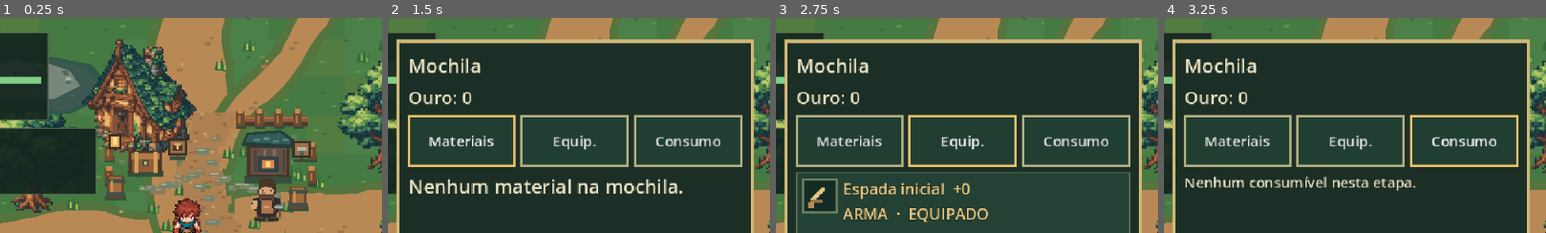
Above: before the commit, frames 1-4 (left to right).
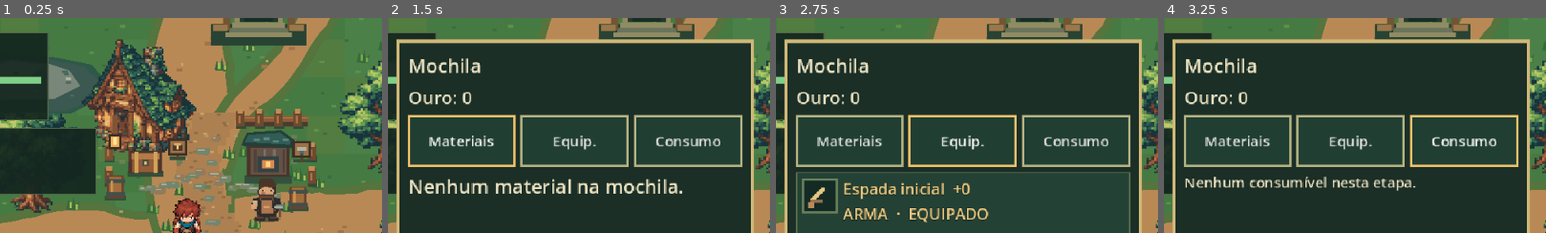
Above: after the commit, the same moments.

Repository: thiagohugo12-dotcom/arveon
Game: Godot game, scene res://scenes/main.tscn
Two runs of this game, one before a commit and one after it. Both use one fixed random seed, a clock stepped at 60 frames per second and the inputs below.
Inputs (mouse positions are % of the whole screen's width and height, from its top left):
- Up to frame 1 (0.25 s): no input
- Up to frame 2 (1.5 s): click (80, 9) at 0.52 s; click "Materiais" at 1.25 s
- Up to frame 3 (2.75 s): click "Equip." at 2 s
- Up to frame 4 (3.25 s): click "Consumo" at 2.75 s
The pictures show only the part of the screen within x 26-76%, y 0-50%; the shares and areas given below are measured in that part.

The runs differ from the first frame. In frame 1, 2.9% of the frame differs, in the area x 55-81%, y 0-13%; in frame 2, 2.2%; in frame 3, 2.2%; in frame 4, 2.2%.

Commit message:
Integrate the locked Tower entrance with real defeats and existing mobile menus

Diff:
--- a/project.godot
+++ b/project.godot
@@ -2,7 +2,7 @@
 config_version=5
 
 [application]
-config/name="Grande Árvore RPG — v0.3.2 — Renovação Visual"
+config/name="Grande Árvore RPG — v0.5.0 — O Chamado da Torre"
 run/main_scene="res://scenes/main.tscn"
 config/features=PackedStringArray("4.5", "GL Compatibility")
 
--- a/scenes/world/andar_1.tscn
+++ b/scenes/world/andar_1.tscn
@@ -1,7 +1,8 @@
-[gd_scene load_steps=8 format=3]
+[gd_scene load_steps=9 format=3]
 [ext_resource type="Script" path="res://scripts/world/andar_1_obstacles.gd" id="obstacles"]
 [ext_resource type="Script" path="res://scripts/presentation/floor_view.gd" id="view"]
 [ext_resource type="Script" path="res://scripts/presentation/exploration_view.gd" id="explore"]
+[ext_resource type="Script" path="res://scripts/presentation/tower_view.gd" id="tower"]
 [sub_resource type="RectangleShape2D" id="horizontal"]
 size = Vector2(1200, 32)
 [sub_resource type="RectangleShape2D" id="vertical"]
@@ -16,6 +17,8 @@
 script = ExtResource("view")
 [node name="ExploreView" type="Node2D" parent="."]
 script = ExtResource("explore")
+[node name="TowerView" type="Node2D" parent="."]
+script = ExtResource("tower")
 [node name="Walls" type="StaticBody2D" parent="."]
 collision_layer = 1
 collision_mask = 0
--- a/scripts/components/ascension_progress.gd
+++ b/scripts/components/ascension_progress.gd
@@ -30,7 +30,7 @@
 		"defeats": defeats.duplicate(), "completed_trials": completed_trials.duplicate()}
 
 static func from_save(value: Variant) -> AscensionProgress:
-	if not value is Dictionary or value.get("current_floor") != 1.0 or not value.get("unlocked_floors") is Array:
+	if not value is Dictionary or not value.get("current_floor") is float or value.current_floor != 1.0 or not value.get("unlocked_floors") is Array:
 		return null
 	if value.unlocked_floors != [1.0] or not value.get("defeats") is Dictionary or not value.get("completed_trials") is Dictionary:
 		return null
@@ -42,7 +42,7 @@
 		if not count is float or count < 0 or count != floorf(count) or count > 100000000:
 			return null
 		# Trial cannot be completed by this version, nor can floor 2 be unlocked.
-		if value.completed_trials.get(key) != false:
+		if not value.completed_trials.get(key) is bool or value.completed_trials[key] != false:
 			return null
 		result.defeats[key] = mini(int(count), int(FLOORS[key].required_defeats))
 	return result
--- /dev/null
+++ b/scripts/components/tower_entrance.gd
@@ -0,0 +1,11 @@
+class_name TowerEntrance
+extends RefCounted
+
+# Beside the north trail; doorway remains reachable from its southern apron.
+const POSITION := Vector2(600, 280)
+const INTERACT_RANGE := 58.0
+const BODY := Rect2(568, 204, 64, 58)
+const NAME := "Torre de Ascensão"
+
+static func is_near(point: Vector2) -> bool:
+	return point.distance_squared_to(POSITION) <= INTERACT_RANGE * INTERACT_RANGE
--- a/scripts/main.gd
+++ b/scripts/main.gd
@@ -19,6 +19,7 @@
 @onready var input_driver: InputDriver = $InputDriver
 @onready var hud: GameHUD = $Interface/HUD
 @onready var exploration_view: ExplorationView = $Andar1/ExploreView
+@onready var tower_view: TowerView = $Andar1/TowerView
 
 var spawn_remaining: float = SPAWN_INTERVAL
 var spawn_count: int = 0
@@ -60,7 +61,7 @@
 	player.view.damage_occluders = hud.damage_occluders
 	enemy.view.damage_occluders = hud.damage_occluders
 	enemy.target = player
-	enemy.defeated.connect(_on_enemy_defeated)
+	_register_enemy_defeat(enemy)
 	enemy.projectile_requested.connect(_on_enemy_projectile)
 	hud.movement_changed.connect(input_driver.set_touch_direction)
 	hud.dash_pressed.connect(input_driver.request_dash)
@@ -72,6 +73,7 @@
 	hud.rpg_action.connect(_rpg_action)
 	hud.station_action.connect(_station_action)
 	hud.panel_closed.connect(func():
+		input_driver.reset()
 		input_driver.blocked = false
 		station_nearby = ""
 	)
@@ -86,6 +88,7 @@
 	hud.set_mission(mission.summary() + "\n" + progress.adventure_summary())
 	get_window().size_changed.connect(_adapt_orientation)
 	_adapt_orientation()
+	tower_view.set_state(progress.ascension.entrance_unlocked(), TowerEntrance.is_near(player.global_position))
 
 func _process(delta: float) -> void:
 	hud.set_dash_cooldown(player.dash.cooldown_left)
@@ -111,6 +114,7 @@
 			if actor is EnemyActor:
 				actor.update_activity(player.global_position)
 	var near := _interaction_target().get("label", "") as String
+	tower_view.set_state(progress.ascension.entrance_unlocked(), TowerEntrance.is_near(player.global_position))
 	if near != station_nearby and not hud.station_panel.visible:
 		station_nearby = near
 		hud.set_nearby_station(near)
@@ -142,7 +146,7 @@
 			actor.stats.contact_damage = 12
 	actor.position = ENEMY_POSITIONS[spawn_count % ENEMY_POSITIONS.size()]
 	actor.target = player
-	actor.defeated.connect(_on_enemy_defeated)
+	_register_enemy_defeat(actor)
 	actor.projectile_requested.connect(_on_enemy_projectile)
 	add_child(actor)
 	actor.view.damage_occluders = hud.damage_occluders
@@ -154,7 +158,19 @@
 	add_child(projectile)
 	projectile.setup(origin, direction, damage, player)
 
-func _on_enemy_defeated(kind: int) -> void:
+func _register_enemy_defeat(actor: EnemyActor) -> void:
+	actor.set_meta("floor_id", 1)
+	actor.defeated.connect(_on_enemy_defeated.bind(actor), CONNECT_ONE_SHOT)
+
+func _on_enemy_defeated(kind: int, source: EnemyActor = null) -> void:
+	if source != null:
+		# A defeat must come from a registered, actually dead creature in this
+		# world. The per-life guard also rejects manual/reentrant duplicate events.
+		if source.get_parent() != self or source.health.is_alive() or source.get_meta("defeat_recorded", false):
+			return
+		source.set_meta("defeat_recorded", true)
+		if progress.ascension.current_floor == 1 and source.get_meta("floor_id", 0) == 1:
+			progress.ascension.record_defeat(1)
 	defeated_count += 1
 	var gained_xp: int = [12, 10, 16, 35, 80][kind]
 	var gained_gold := loot_rng.randi_range(2, 5)
@@ -228,6 +244,14 @@
 		return
 	var found := _interaction_target()
 	match found.get("kind", ""):
+		"tower":
+			if not progress.ascension.entrance_unlocked():
+				hud.show_notice("A Torre exige 50 criaturas derrotadas. Progresso: %d/50." % progress.ascension.defeats["1"])
+				hud.notice_left = 5.0
+				return
+			input_driver.reset()
+			input_driver.blocked = true
+			hud.show_station(TowerEntrance.NAME, progress)
 		"guardian":
 			_start_guardian()
 		"station":
@@ -267,6 +291,8 @@
 			station_nearby = ""
 
 func _interaction_target() -> Dictionary:
+	if TowerEntrance.is_near(player.global_position):
+		return {"kind": "tower", "label": progress.ascension.summary()}
 	if player.global_position.distance_to(GUARDIAN_ALTAR) <= 58.0 and progress.adventures.guardiao == 0 and not is_instance_valid(guardian):
 		return {"kind": "guardian", "label": "Desafiar Guardião (opcional)"}
 	var station := SafeCamp.nearest_station(player.global_position)
@@ -429,7 +455,7 @@
 	guardian.stats.move_speed = 45.0
 	guardian.position = GUARDIAN_ALTAR + Vector2(0, 80)
 	guardian.target = player
-	guardian.defeated.connect(_on_enemy_defeated)
+	_register_enemy_defeat(guardian)
 	guardian.projectile_requested.connect(_on_enemy_projectile)
 	add_child(guardian)
 	guardian.view.damage_occluders = hud.damage_occluders
--- /dev/null
+++ b/scripts/presentation/tower_view.gd
@@ -0,0 +1,50 @@
+class_name TowerView
+extends Node2D
+
+var unlocked := false
+var nearby := false
+
+func _ready() -> void:
+	position = TowerEntrance.POSITION
+	texture_filter = CanvasItem.TEXTURE_FILTER_NEAREST
+
+func set_state(available: bool, close: bool) -> void:
+	if available != unlocked or close != nearby:
+		unlocked = available
+		nearby = close
+		queue_redraw()
+
+func _draw() -> void:
+	# Static geometry in the existing forest palette. No textures, particles,
+	# per-frame animation or new gameplay effects.
+	draw_rect(Rect2(-40, -5, 80, 18), Color("#284333"))
+	draw_rect(Rect2(-38, -78, 76, 65), Color("#26382e"))
+	draw_rect(Rect2(-32, -74, 64, 59), Color("#68735a"))
+	for y in [-70, -56, -42, -28]:
+		draw_rect(Rect2(-30, y, 60, 2), Color("#465441"))
+		for x in [-22, 0, 22]:
+			draw_rect(Rect2(x + (6 if y == -56 or y == -28 else 0), y - 11, 2, 10), Color("#4d5c46"))
+	for x in [-34, -12, 10, 26]:
+		draw_rect(Rect2(x, -87, 12, 13), Color("#839071"))
+	draw_rect(Rect2(-16, -49, 32, 42), Color("#26382e"))
+	draw_rect(Rect2(-20, -53, 40, 5), Color("#ab9d6d"))
+	for x in [-20, 16]:
+		draw_rect(Rect2(x, -49, 4, 43), Color("#928960"))
+	draw_rect(Rect2(-12, -45, 24, 38), Color("#365344") if unlocked else Color("#182d24"))
+	var rune := Color("#e4c87f") if unlocked else Color("#7a8a6d")
+	draw_rect(Rect2(-3, -66, 6, 9), rune)
+	draw_rect(Rect2(-8, -63, 16, 3), rune)
+	if not unlocked:
+		draw_rect(Rect2(-14, -32, 28, 3), Color("#837650"))
+		draw_rect(Rect2(-4, -36, 8, 10), Color("#ab9d6d"))
+	for step in range(3):
+		draw_rect(Rect2(-22 - step * 3, -6 + step * 4, 44 + step * 6, 4), Color("#918b63") if step % 2 == 0 else Color("#69745a"))
+	# Roots join the entrance to the Mata without covering the main trail.
+	for side in [-1, 1]:
+		draw_rect(Rect2(27 * side - 3, -32, 6, 32), Color("#715536"))
+		draw_rect(Rect2(32 * side - 6, -4, 12, 5), Color("#9a784a"))
+	var font := ThemeDB.fallback_font
+	var title := "Torre de Ascensão"
+	draw_string(font, Vector2(-font.get_string_size(title, HORIZONTAL_ALIGNMENT_LEFT, -1, 12).x * 0.5, -96), title, HORIZONTAL_ALIGNMENT_LEFT, -1, 12, Color("#f1dfaa"))
+	if nearby:
+		draw_rect(Rect2(-3, 16, 6, 6), rune)
--- a/scripts/world/andar_1_obstacles.gd
+++ b/scripts/world/andar_1_obstacles.gd
@@ -5,6 +5,7 @@
 @onready var walls: StaticBody2D = $Walls
 
 func _ready() -> void:
+	_add_box(TowerEntrance.BODY)
 	for foot in floor_view.tree_positions():
 		_add_circle(foot + Vector2(0, 1), 9.0)
 	# Building, the three service fixtures and wooden props retain their art positions.
--- a/tests/run_tests.gd
+++ b/tests/run_tests.gd
@@ -517,6 +517,7 @@
 	main.queue_free()
 	await frames()
 	await preload("res://tests/combat_feedback_tests.gd").run(self)
+	await preload("res://tests/tower_tests.gd").run_world(self)
 	DirAccess.remove_absolute(ProjectSettings.globalize_path(test_path))
 	OS.unset_environment("GRANDE_ARVORE_SAVE_PATH")
 	print("RESULT: %d checks, %d failures" % [checks, failures])
--- a/tests/tower_tests.gd
+++ b/tests/tower_tests.gd
@@ -60,3 +60,137 @@
 	var file := FileAccess.open(path, FileAccess.WRITE)
 	file.store_string(JSON.stringify(data))
 	file.close()
+
+static func run_world(suite) -> void:
+	var old_path := OS.get_environment("GRANDE_ARVORE_SAVE_PATH")
+	var path := "user://qa_tower_world_%d.json" % Time.get_ticks_usec()
+	OS.set_environment("GRANDE_ARVORE_SAVE_PATH", path)
+	var main := (load("res://scenes/main.tscn") as PackedScene).instantiate()
+	suite.root.add_child(main)
+	main.set_process(false)
+	main.player.set_physics_process(false)
+	main.enemy.set_physics_process(false)
+	main.enemy.target = null
+	await suite.frames()
+	var p: GameProgress = main.progress
+	var hud: GameHUD = main.hud
+	var player: PlayerActor = main.player
+	var enemy: EnemyActor = main.enemy
+	suite.check(p.ascension.defeats["1"] == 0, "new world begins with tower count zero")
+	enemy.receive_damage(12)
+	main._on_enemy_defeated(enemy.kind, enemy)
+	suite.check(p.ascension.defeats["1"] == 0 and main.defeated_count == 0, "damage and premature defeat event cannot grant tower progress or rewards")
+	enemy.update_activity(Vector2(-2000, -2000))
+	suite.check(not enemy.awake and p.ascension.defeats["1"] == 0, "sleep or fleeing does not count as a defeat")
+	enemy.update_activity(enemy.global_position)
+	enemy.set_physics_process(false)
+	enemy.receive_damage(1000)
+	suite.check(p.ascension.defeats["1"] == 1 and main.defeated_count == 1 and main.earned_xp == 12, "real enemy death counts exactly once with original XP reward")
+	var earned_gold: int = main.earned_gold
+	var earned_xp: int = main.earned_xp
+	enemy.receive_damage(1000)
+	enemy.defeated.emit(enemy.kind)
+	main._on_enemy_defeated(enemy.kind, enemy)
+	suite.check(p.ascension.defeats["1"] == 1 and main.defeated_count == 1 and main.earned_gold == earned_gold and main.earned_xp == earned_xp, "repeated death, signal and callback cannot duplicate count or rewards")
+	var restored := GameProgress.new()
+	restored.save_path = path
+	suite.check(restored.load_save() and restored.ascension.defeats["1"] == 1, "real defeat persists through existing save callback")
+	# Only actors registered in this world can supply a Mata defeat.
+	var outsider := (load("res://scenes/actors/enemy.tscn") as PackedScene).instantiate() as EnemyActor
+	suite.root.add_child(outsider)
+	outsider.position = Vector2(1000, 500)
+	outsider.set_physics_process(false)
+	outsider.health.current = 0
+	main._on_enemy_defeated(outsider.kind, outsider)
+	suite.check(p.ascension.defeats["1"] == 1 and main.defeated_count == 1, "foreign dead actor cannot report a defeat to Mata")
+	outsider.queue_free()
+	main._spawn_enemy()
+	var other: EnemyActor = suite.get_nodes_in_group("damageable_enemies")[0]
+	other.set_physics_process(false)
+	other.set_meta("floor_id", 2)
+	other.receive_damage(1000)
+	suite.check(p.ascension.defeats["1"] == 1, "a defeat tagged to another floor does not count for Mata")
+	other.queue_free()
+	await suite.frames()
+	p.ascension.defeats["1"] = 49
+	main._spawn_enemy()
+	var fiftieth: EnemyActor = suite.get_nodes_in_group("damageable_enemies")[0]
+	fiftieth.set_physics_process(false)
+	fiftieth.receive_damage(1000)
+	suite.check(p.ascension.defeats["1"] == 50 and p.ascension.entrance_unlocked(), "fiftieth real creature death unlocks tower through gameplay")
+	fiftieth.queue_free()
+	await suite.frames()
+	earned_xp = main.earned_xp
+	main._spawn_enemy()
+	var later: EnemyActor = suite.get_nodes_in_group("damageable_enemies")[0]
+	later.set_physics_process(false)
+	later.receive_damage(1000)
+	suite.check(p.ascension.defeats["1"] == 50 and main.earned_xp == earned_xp + 12 and p.ascension.unlocked_floors == [1], "later real kills retain original rewards without raising tower count or unlocking floor 2")
+	later.queue_free()
+	await suite.frames()
+	# Verify the existing north trail and front of the new structure physically.
+	player.position = SafeCamp.RESPAWN
+	var hit := player.move_and_collide(Vector2(10, -165))
+	suite.check(hit == null, "north trail from camp remains physically accessible")
+	hit = player.move_and_collide(TowerEntrance.POSITION - player.position)
+	suite.check(hit == null and TowerEntrance.is_near(player.position), "tower apron is reachable from north trail")
+	player.position = TowerEntrance.POSITION + Vector2(0, 35)
+	hit = player.move_and_collide(Vector2(0, -75))
+	suite.check(hit != null and player.position.y >= 272, "tower wall is solid while front interaction remains accessible")
+	for spot: Dictionary in Exploration.RESOURCE_SPOTS:
+		suite.check(spot.position.distance_to(TowerEntrance.POSITION) > TowerEntrance.INTERACT_RANGE + Exploration.PICKUP_RANGE, "tower does not steal resource interaction " + spot.id)
+	for floor_count in [0, 23, 49]:
+		p.ascension.defeats["1"] = floor_count
+		player.position = TowerEntrance.POSITION + Vector2(-30, 15)
+		main._interact()
+		suite.check(not hud.station_panel.visible and not main.input_driver.blocked and hud.loot_label.text.contains("Progresso: %d/50." % floor_count), "tower blocked and truthful notice at %d defeats" % floor_count)
+	p.ascension.defeats["1"] = 50
+	var checks_before: int = suite.checks
+	for resolution: Vector2i in [Vector2i(360, 640), Vector2i(390, 844), Vector2i(640, 360), Vector2i(960, 540)]:
+		suite.root.size = resolution
+		suite.root.content_scale_size = resolution
+		await suite.frames(3)
+		player.position = TowerEntrance.POSITION + Vector2(-30, 15)
+		main.input_driver.set_touch_direction(Vector2.RIGHT)
+		main.input_driver.request_dash()
+		hud.set_nearby_station(main._interaction_target().label)
+		var touch := InputEventScreenTouch.new()
+		touch.index = 81
+		touch.pressed = true
+		touch.position = hud.interact_button.get_global_rect().get_center()
+		hud.interact_button._input(touch)
+		touch.pressed = false
+		hud.interact_button._input(touch)
+		await suite.frames()
+		suite.check(hud.station_panel.visible and hud.station_title.text == TowerEntrance.NAME and main.input_driver.blocked, "touch opens unlocked tower menu %s" % resolution)
+		suite.check(main.input_driver.touch_direction.is_zero_approx() and not main.input_driver.dash_requested and not hud.joystick.is_processing_input(), "tower resets held joystick/dash %s" % resolution)
+		var panel_rect := hud.station_panel.get_global_rect()
+		suite.check(Rect2(Vector2.ZERO, hud.size).encloses(panel_rect) and panel_rect.encloses(hud.station_close_button.get_global_rect()) and hud.station_close_button.size.y >= 44, "tower panel and 44px close fit viewport %s" % resolution)
+		var texts := ""
+		for node in hud.station_content.get_children():
+			suite.check(not node is Button, "tower offers no nonfunctional start button")
+			texts += (node as Label).text + "\n"
+		suite.check(texts.contains("três hordas") and texts.contains("Guardião da Mata") and texts.contains("Se morrer, a prova recomeça da primeira horda.") and texts.contains("Prova disponível em uma próxima atualização"), "tower describes future trial truthfully %s" % resolution)
+		var before := player.position
+		var cd := player.attack.cooldown_left
+		player._physics_process(0.02)
+		suite.check(player.position == before and player.attack.cooldown_left == cd and not player.use_skill(0) and not player.use_skill(1) and not player.use_skill(2), "tower blocks movement auto attack and abilities %s" % resolution)
+		main._toggle_inventory()
+		main._toggle_character()
+		main._toggle_map()
+		suite.check(not hud.inventory_open and not hud.rpg_panel.visible and not hud.map_panel.visible, "tower cannot overlap other menus %s" % resolution)
+		touch.pressed = true
+		touch.position = hud.station_close_button.get_global_rect().get_center()
+		hud._input(touch)
+		touch.pressed = false
+		hud._input(touch)
+		suite.check(not hud.station_panel.visible and not main.input_driver.blocked and hud.joystick.is_processing_input(), "touch closes tower and resumes controls %s" % resolution)
+	suite.check(suite.checks > checks_before and p.ascension.unlocked_floors == [1] and not p.ascension.completed_trials["1"] and not is_instance_valid(main.guardian), "opening preview never starts a trial or unlocks floor 2")
+	# Player death saves this field without a reset; reload the resulting file.
+	player.position = Vector2(900, 500)
+	player.receive_damage(100000)
+	suite.check(not player.health.is_alive() and p.ascension.defeats["1"] == 50 and restored.load_save() and restored.ascension.defeats["1"] == 50, "actual player death and reload preserve tower entrance unlock")
+	main.queue_free()
+	await suite.frames()
+	DirAccess.remove_absolute(ProjectSettings.globalize_path(path))
+	OS.set_environment("GRANDE_ARVORE_SAVE_PATH", old_path)
--- a/ui/hud.gd
+++ b/ui/hud.gd
@@ -466,7 +466,14 @@
 	for child in station_content.get_children():
 		station_content.remove_child(child)
 		child.queue_free()
-	if station_name == "Ferreiro":
+	if station_name == TowerEntrance.NAME:
+		station_scroll.scroll_vertical = 0
+		_add_description(progress.ascension.summary())
+		_add_description("Prova de Ascensão liberada")
+		_add_description("Desafio futuro: três hordas e o Guardião da Mata.")
+		_add_description("Se morrer, a prova recomeça da primeira horda.")
+		_add_description("Prova disponível em uma próxima atualização")
+	elif station_name == "Ferreiro":
 		_add_description("Ouro %d · fabricar ou aprimorar até +3.\nMateriais usados: somente os da mochila." % progress.gold)
 		for id: String in RPGRules.EQUIPMENT:
 			_add_equipment(id, progress, station_content, false)
Not shown, added: scripts/components/tower_entrance.gd.uid
Not shown, added: scripts/presentation/tower_view.gd.uid
Not shown, changed: docs/ARCHITECTURE.md
